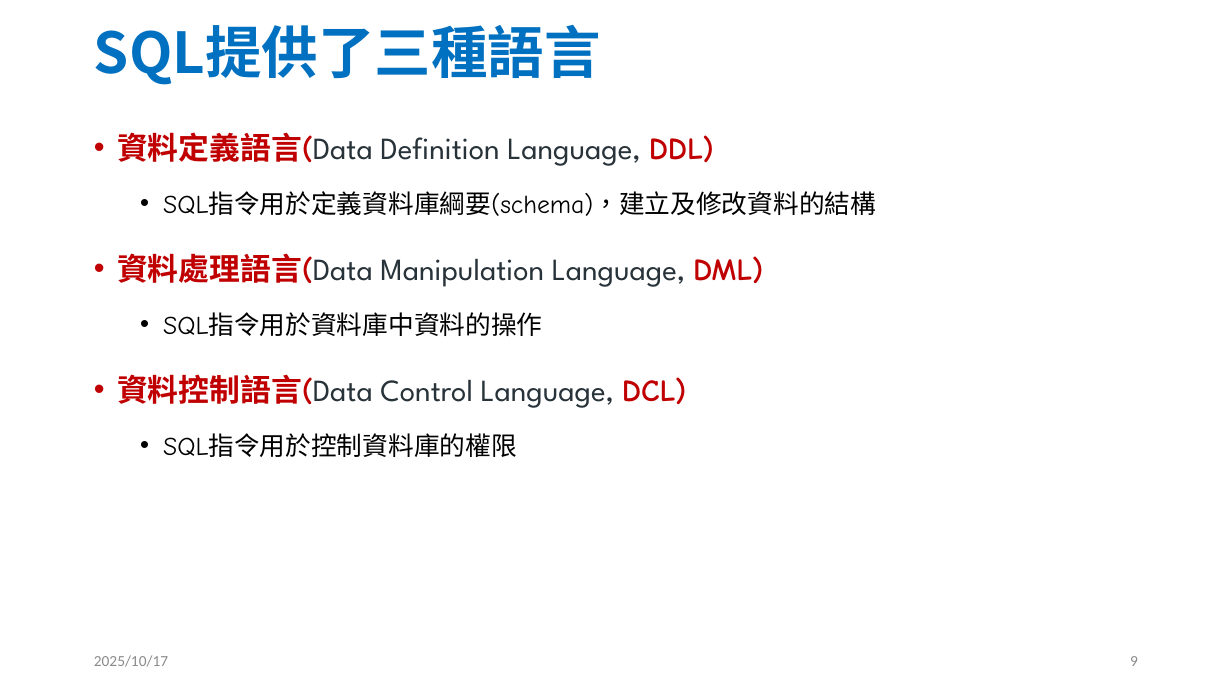
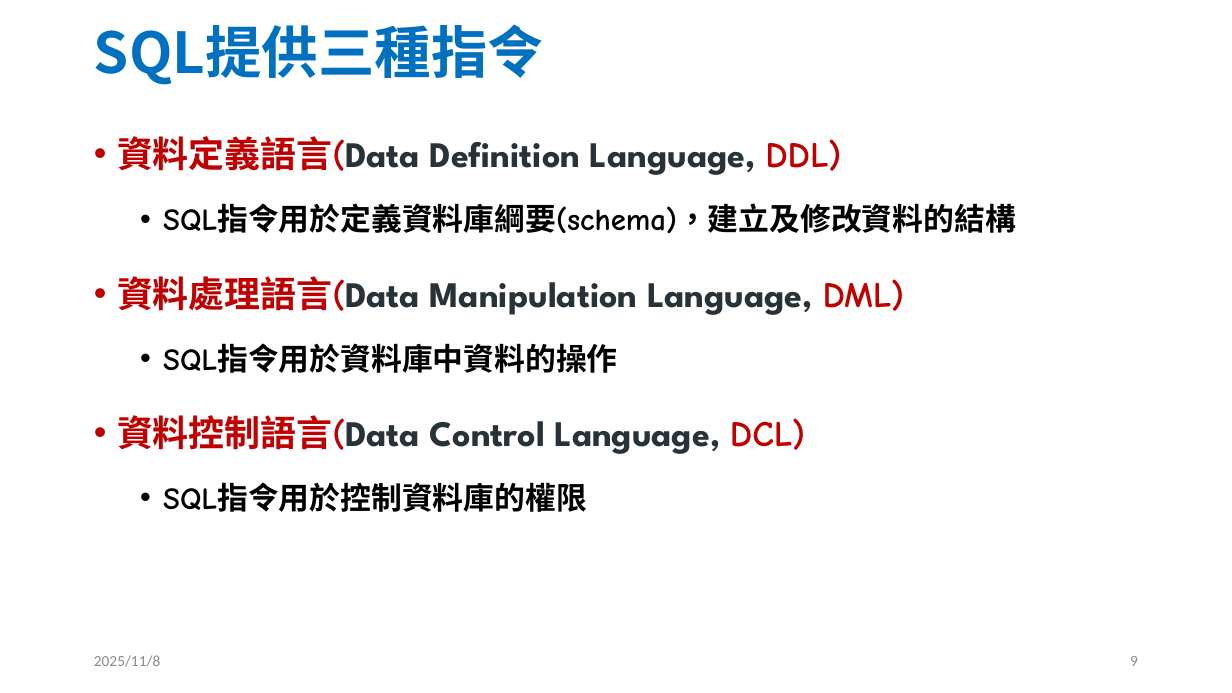
Before and after one commit to jc7qx/2025DB, a slide deck: slide 9 of slides/w11SQL1.pptx. Drawn at 1232x693 pixels with LibreOffice and Linux fonts; fonts in the diff are those of the drawing. Boxes give left, top, right and bottom in pixels: in the first picture for what was removed or moved away, otherwise in the second. Text is boxed around its words. In the diff, an @@ line names an element or a change of style, - is before the commit and + after.

```diff
--- a/slides/w11SQL1.pptx
+++ b/slides/w11SQL1.pptx
@@ title at bbox=[94, 24, 544, 85]: text changed @@
-SQL提供了三種語言
+SQL提供三種指令
@@ text "資料定義語言(Data Definition Language, DDL)" at bbox=[117, 136, 1016, 512]: size 24 to 28 pt in "資料定義語言(Data Definition Language, DDL)", "資料處理語言(Data Manipulation Language, DML)", "資料控制語言(Data Control Language, DCL)"; bold on in "資料定義語言(Data Definition Language,", "SQL指令用於定義資料庫綱要(schema)，建立及修改資料的結構", "資料處理語言(Data Manipulation Language,", "SQL指令用於資料庫中資料的操作" and 2 more places; size 20 to 24 pt in "SQL指令用於定義資料庫綱要(schema)，建立及修改資料的結構", "SQL指令用於資料庫中資料的操作", "SQL指令用於控制資料庫的權限" @@
@@ text at bbox=[94, 655, 160, 667]: text changed @@
-2025/10/17
+2025/11/8
```
Also in this commit, not shown: 49 other slides changed, 1 slide added, 5 other files.
